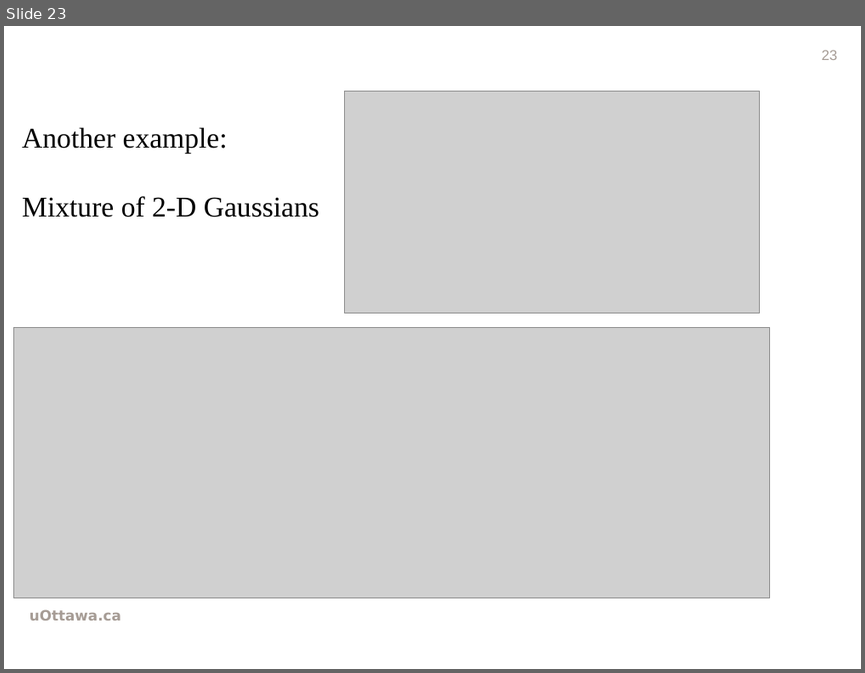
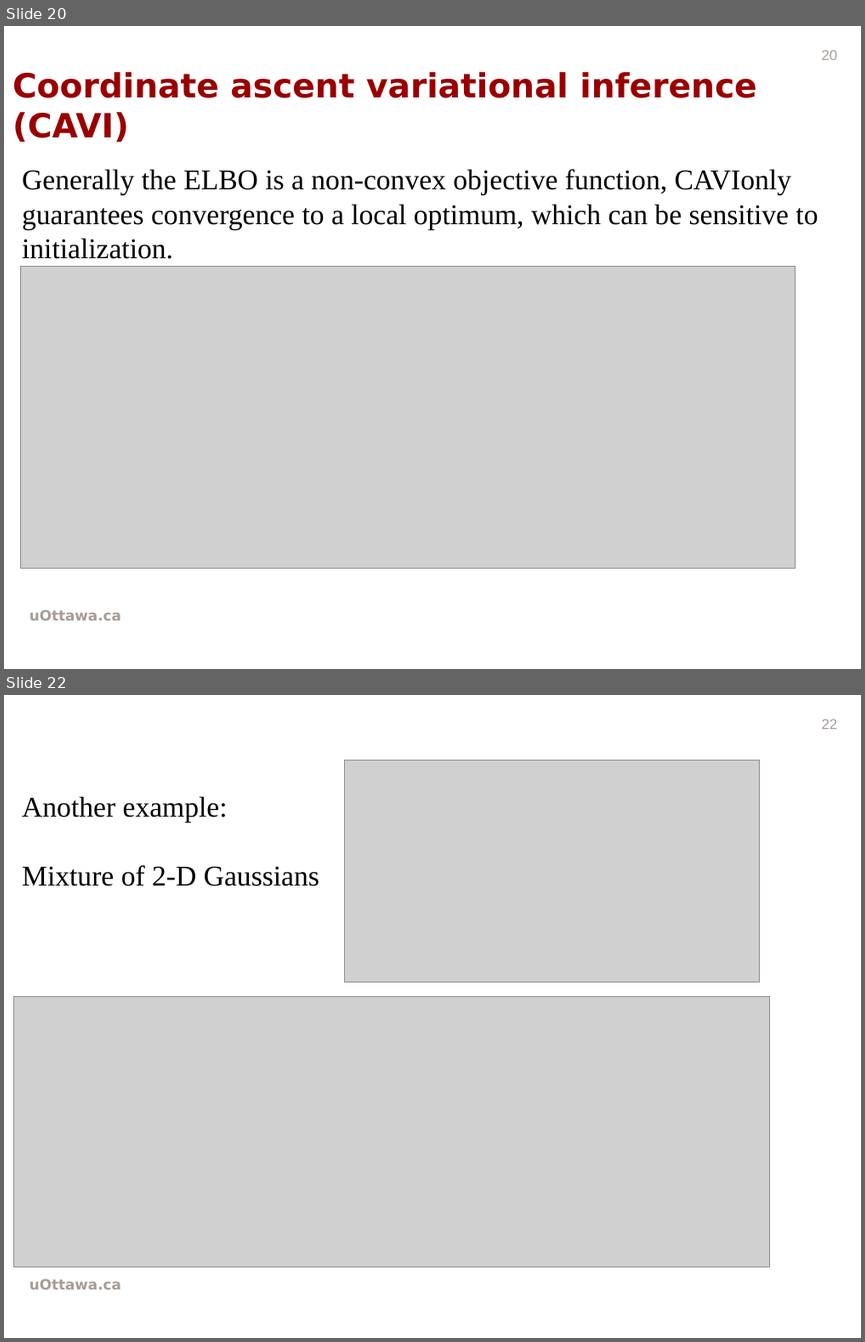
Before and after one commit to wwwmonsterlam/GraphicModelClassifierProject, a slide deck: presentationi.pptx. Shown one above the other, each under a label of ours: slide 23 before the commit, slides 20 and 22 after it; the slides between them are not shown. The pictures are 865x673 and 865x1342 pixels, drawn with LibreOffice and Linux fonts; fonts in the diff are those of the drawing; grey boxes stand for pictures; background and template pictures are left out. Boxes give left, top, right and bottom in pixels: in the first picture for what was removed or moved away, otherwise in the second. Text is boxed around its words. In the diff, an @@ line names an element or a change of style, - is before the commit and + after.

```diff
--- a/presentationi.pptx
+++ b/presentationi.pptx
@@ slide 20 added at (4, 26, 861, 669), background picture (left out); not listed: 1 template element that a slide beside it also shows @@
@@ page number added at (822, 50, 838, 60), 12 pt, text #A69C95 @@
+20
@@ text added at (12, 72, 756, 142), 28 pt, text #990000, bold @@
+Coordinate ascent variational inference (CAVI)
@@ text added at (22, 169, 817, 259), 24 pt, text #000000 @@
+Generally the ELBO is a non-convex objective function, CAVIonly guarantees convergence to a local optimum, which can be sensitive to initialization.
@@ picture added at (21, 267, 794, 568) @@
@@ what was slide 23 is now slide 22 @@
@@ page number at (822, 719, 838, 729): text changed @@
-23
+22
```
Also in this commit, not shown: 7 slides changed, 4 other slides added, 5 slides removed.
